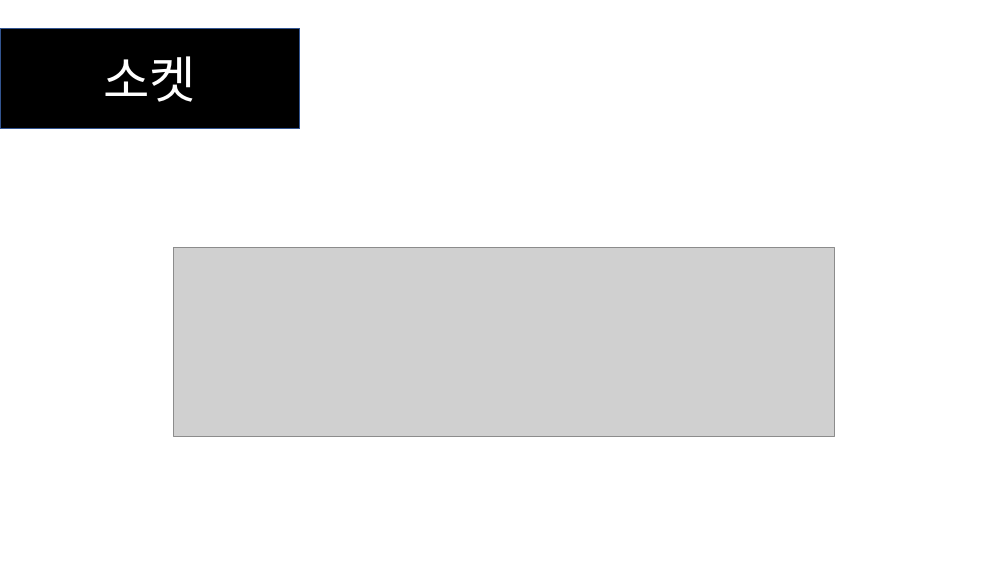
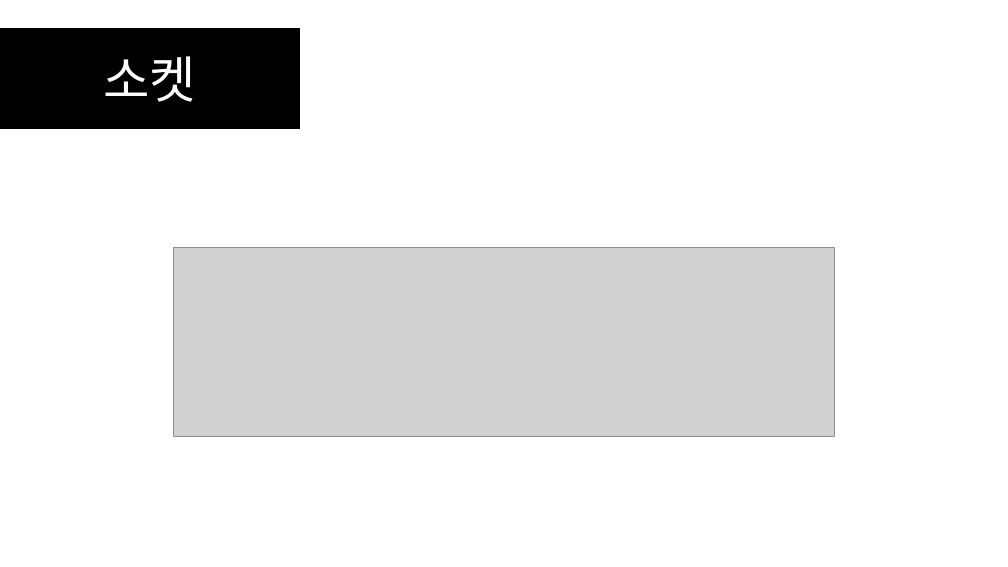
Before and after one commit to SEH00N/SDLU, a slide deck: slide 3 of ServerLecture/PT/2강 소켓 프로그래밍.pptx (slide 2 before the commit). Drawn at 1008x567 pixels with LibreOffice and Linux fonts; fonts in the diff are those of the drawing; grey boxes stand for pictures. Boxes give left, top, right and bottom in pixels: in the first picture for what was removed or moved away, otherwise in the second. Text is boxed around its words. In the diff, an @@ line names an element or a change of style, - is before the commit and + after.

```diff
--- a/ServerLecture/PT/2강 소켓 프로그래밍.pptx
+++ b/ServerLecture/PT/2강 소켓 프로그래밍.pptx
@@ rectangle "소켓" at bbox=[0, 28, 299, 129]: outline #325491 1 pt to #000000 1 pt @@
```
Also in this commit, not shown: 12 slides added, 3 other files.
